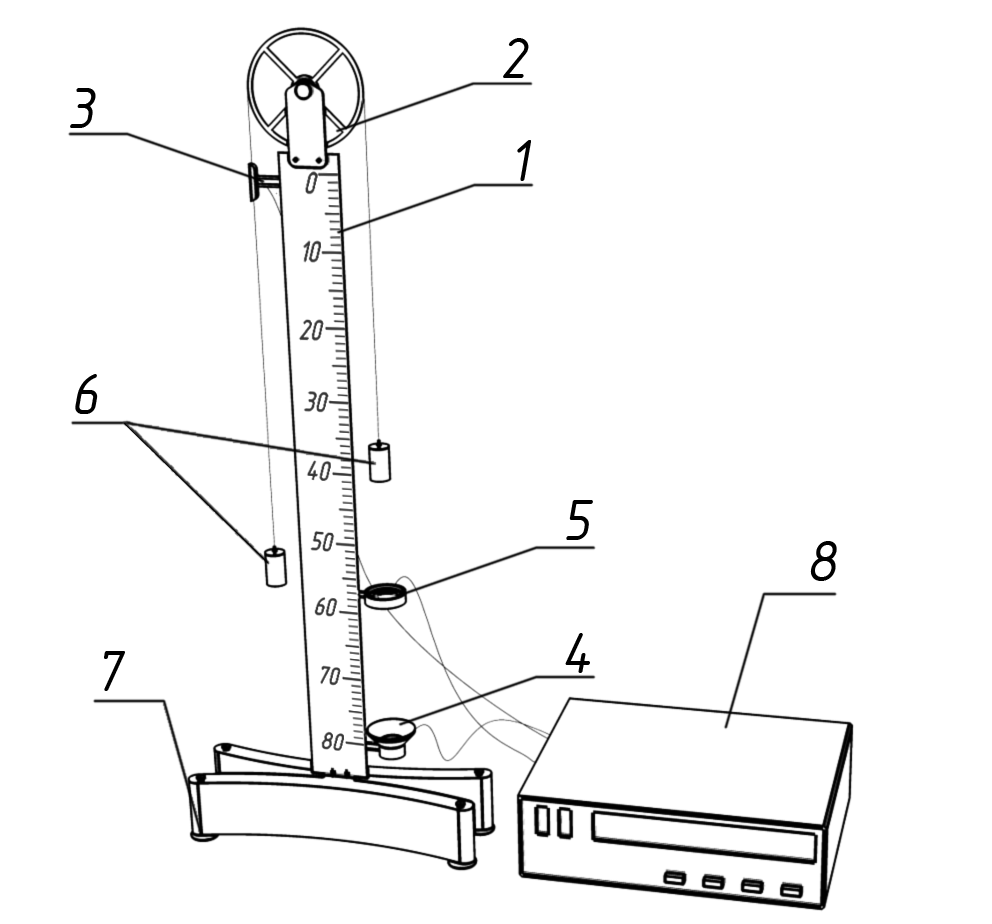
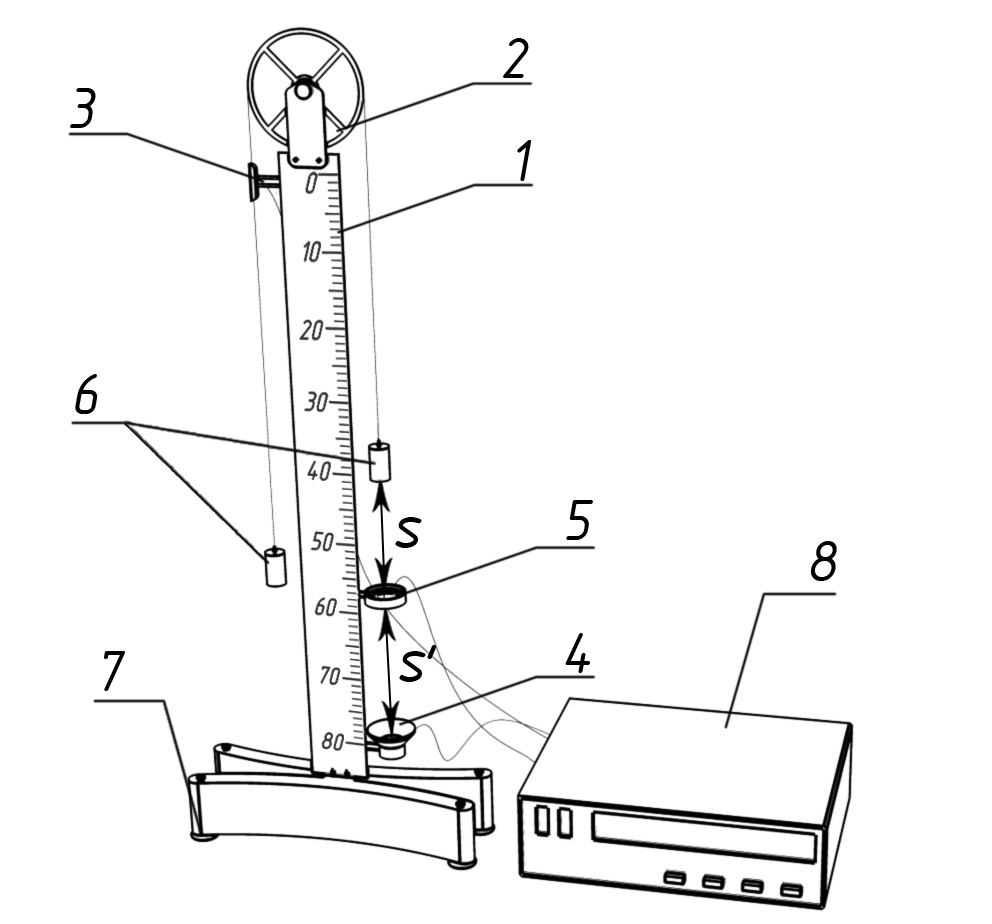
Revision of a layered 992x924 image; what changed, layer by layer:
added group "Dim-Lines" with 1 layers above "Layer 1" over bbox(378, 436, 392, 738)
added layer "Arrowhead1 copy" above "Arrowhead1" over bbox(381, 700, 400, 739)
added layer "Arrowhead1" above "Arrowbody1" over bbox(374, 557, 393, 599)
added layer "Arrowbody1" above "Arrowbody2" over bbox(385, 622, 392, 717)
added layer "Arrowbody2" above "text/sstrike" over bbox(380, 496, 385, 574)
added layer "text/sstrike" above "text/s" over bbox(399, 645, 437, 682)
added layer "text/s" above "Render" over bbox(395, 517, 422, 548)
painted on "Render" over bbox(300, 421, 428, 618)
added layer "Arrowhead2 copy" above "Arrowhead2" over bbox(377, 600, 397, 642)
added layer "Arrowhead2" above "Background" over bbox(371, 478, 391, 513)
